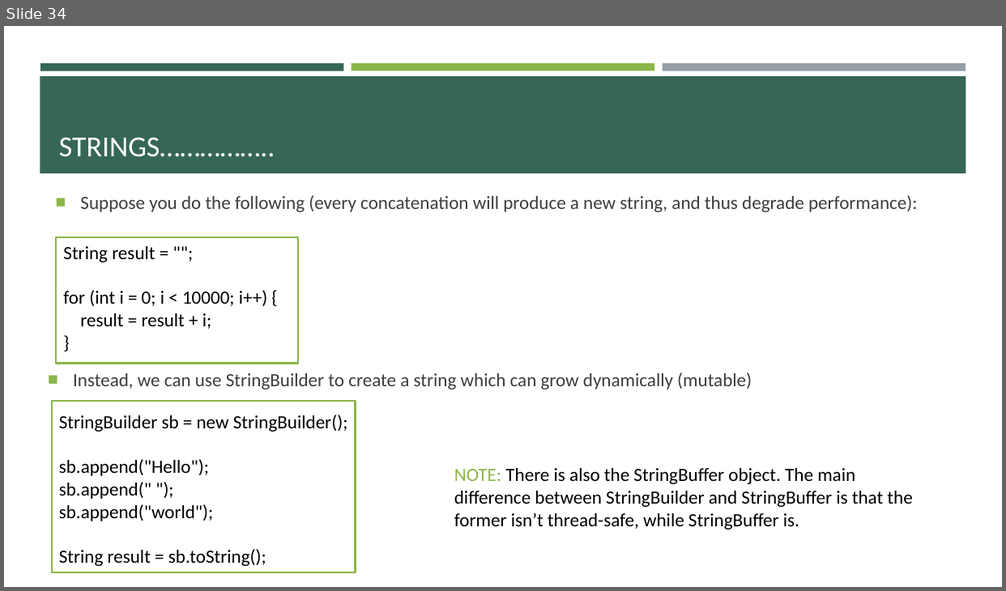
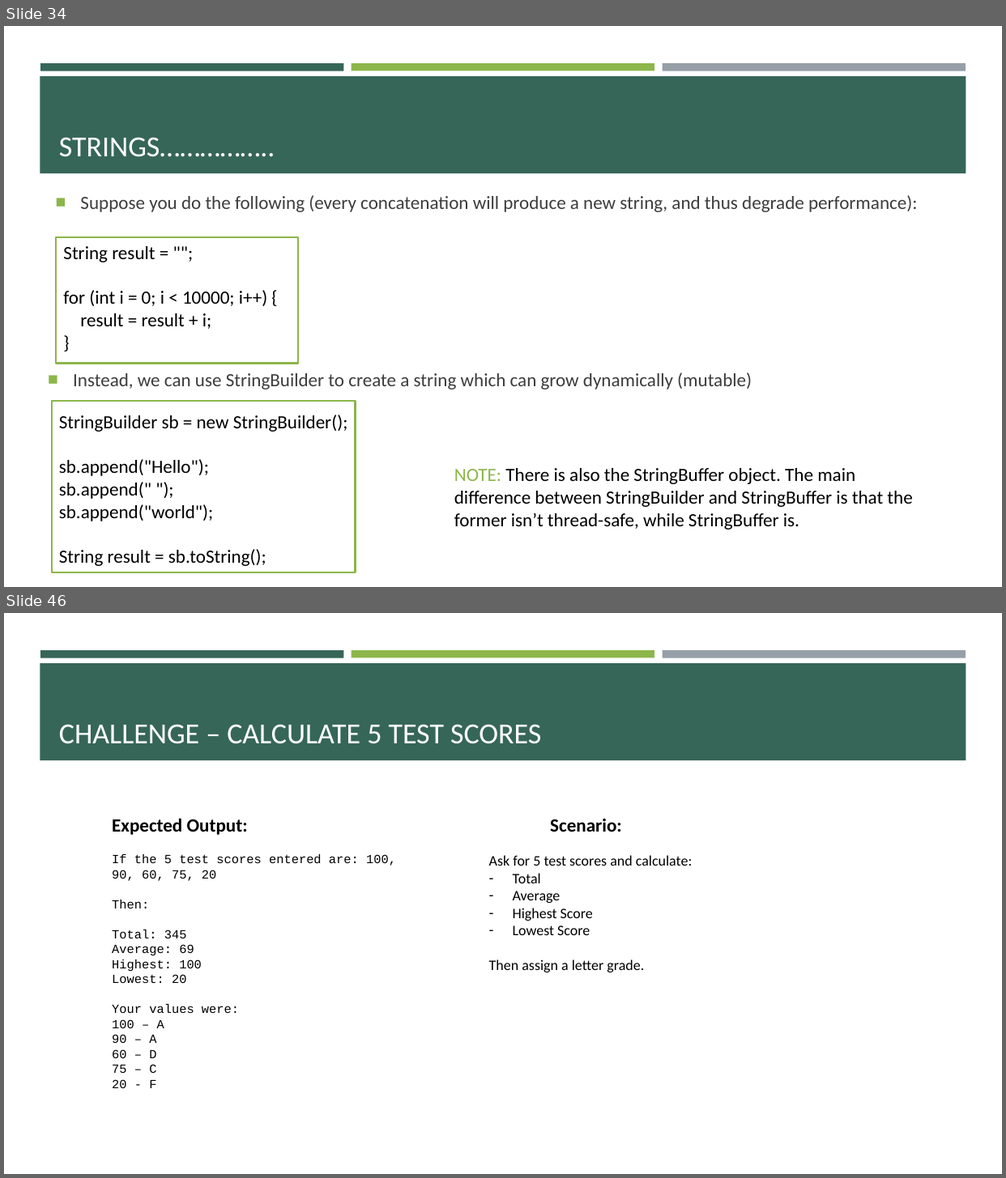
Before and after one commit to e-m-wilson/java-fs, a slide deck: Week_2/Core_Java.pptx. Shown one above the other, each under a label of ours: slide 34 before the commit, slides 34 and 46 after it; the slides between them are not shown. The pictures are 1006x591 and 1006x1178 pixels, drawn with LibreOffice and Linux fonts; fonts in the diff are those of the drawing. Boxes give left, top, right and bottom in pixels: in the first picture for what was removed or moved away, otherwise in the second. Text is boxed around its words. In the diff, an @@ line names an element or a change of style, - is before the commit and + after.

```diff
--- a/Week_2/Core_Java.pptx
+++ b/Week_2/Core_Java.pptx
@@ slide 46 added at (4,613,1002,1174), background #FFFFFF; not listed: 4 template elements that a slide beside it also shows @@
@@ title added at (59,724,541,744), 28 pt, text #FFFFFF @@
+CHALLENGE – CALCULATE 5 TEST SCORES
@@ text added at (112,818,248,835), 18 pt, text #000000, bold @@
+Expected Output:
@@ text added at (550,819,622,832), 18 pt, text #000000, bold @@
+Scenario:
@@ text added at (112,854,396,1088), 12 pt, text #000000 @@
+If the 5 test scores entered are: 100, 90, 60, 75, 20
+Then:
+Total: 345
+Average: 69
+Highest: 100
+Lowest: 20
+Your values were:
+100 – A
+90 – A
+60 – D
+75 – C
+20 - F
@@ text added at (489,855,692,973), 14 pt, text #000000 @@
+Ask for 5 test scores and calculate:
+– Total
+– Average
+– Highest Score
+– Lowest Score
+Then assign a letter grade.
```
Also in this commit, not shown: 12 other slides added, 6 other files.
